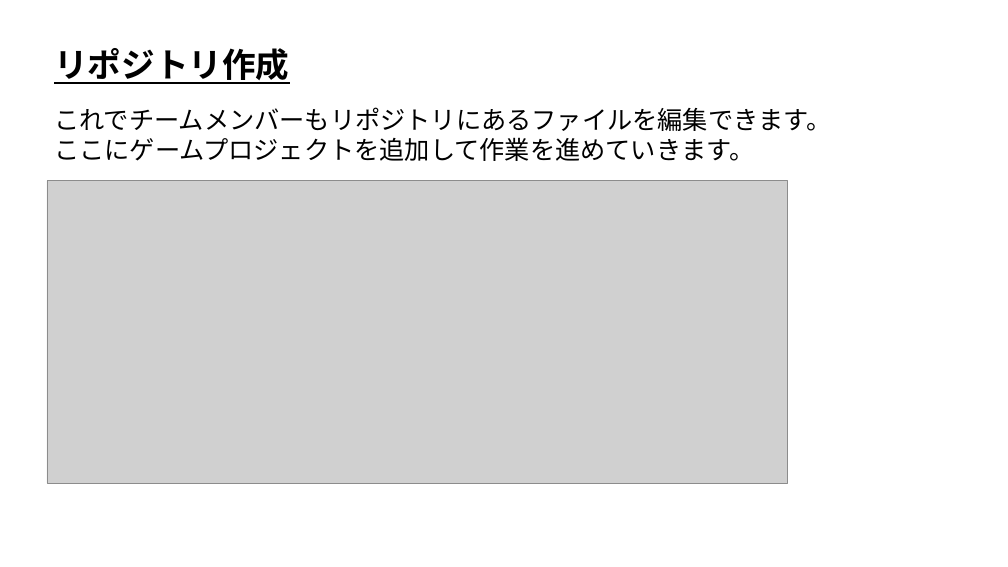
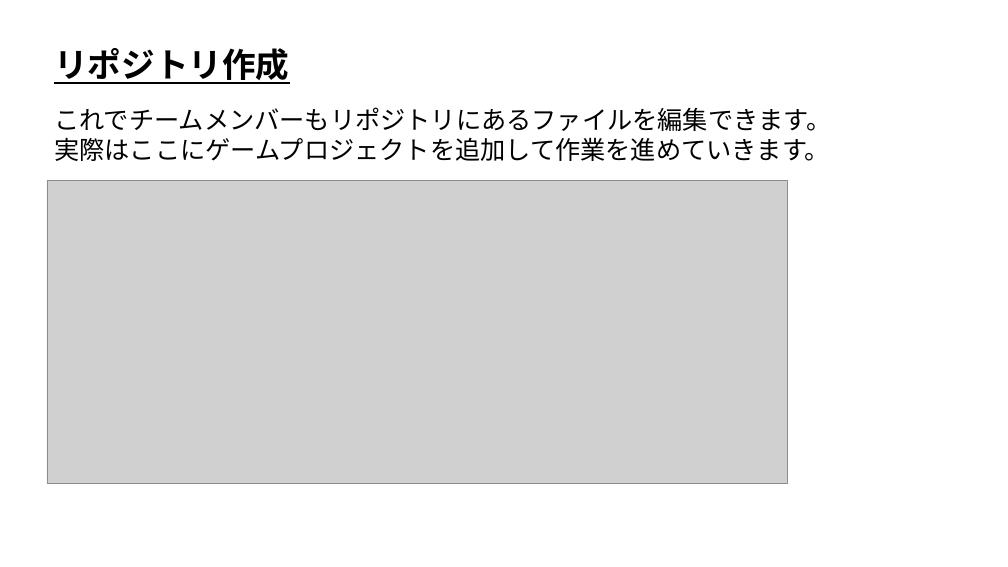
Before and after one commit to ArakiYusuke-Ohara/Textbook, a slide deck: slide 10 of ゲーム科2年/00_前期/ゲームエンジンⅢ/バージョン管理/02_リポジトリ作成.pptx. Drawn at 1008x567 pixels with LibreOffice and Linux fonts; fonts in the diff are those of the drawing; grey boxes stand for pictures. Boxes give left, top, right and bottom in pixels: in the first picture for what was removed or moved away, otherwise in the second. Text is boxed around its words. In the diff, an @@ line names an element or a change of style, - is before the commit and + after.

```diff
--- a/ゲーム科2年/00_前期/ゲームエンジンⅢ/バージョン管理/02_リポジトリ作成.pptx
+++ b/ゲーム科2年/00_前期/ゲームエンジンⅢ/バージョン管理/02_リポジトリ作成.pptx
@@ text at bbox=[54, 137, 830, 161]: text changed @@
-ここにゲームプロジェクトを追加して作業を進めていきます。
+実際はここにゲームプロジェクトを追加して作業を進めていきます。
```
Also in this commit, not shown: 1 other slide changed, 9 other files.
